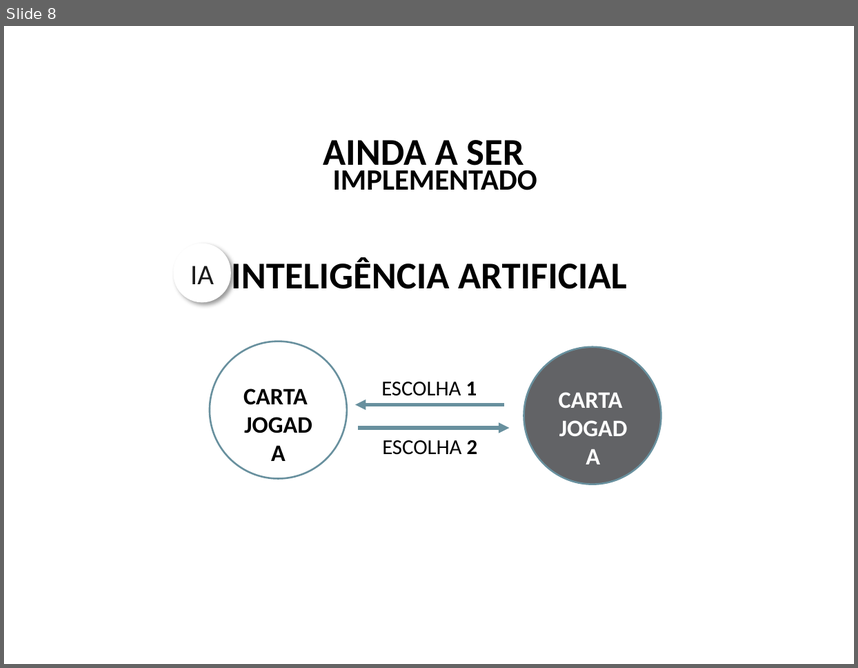
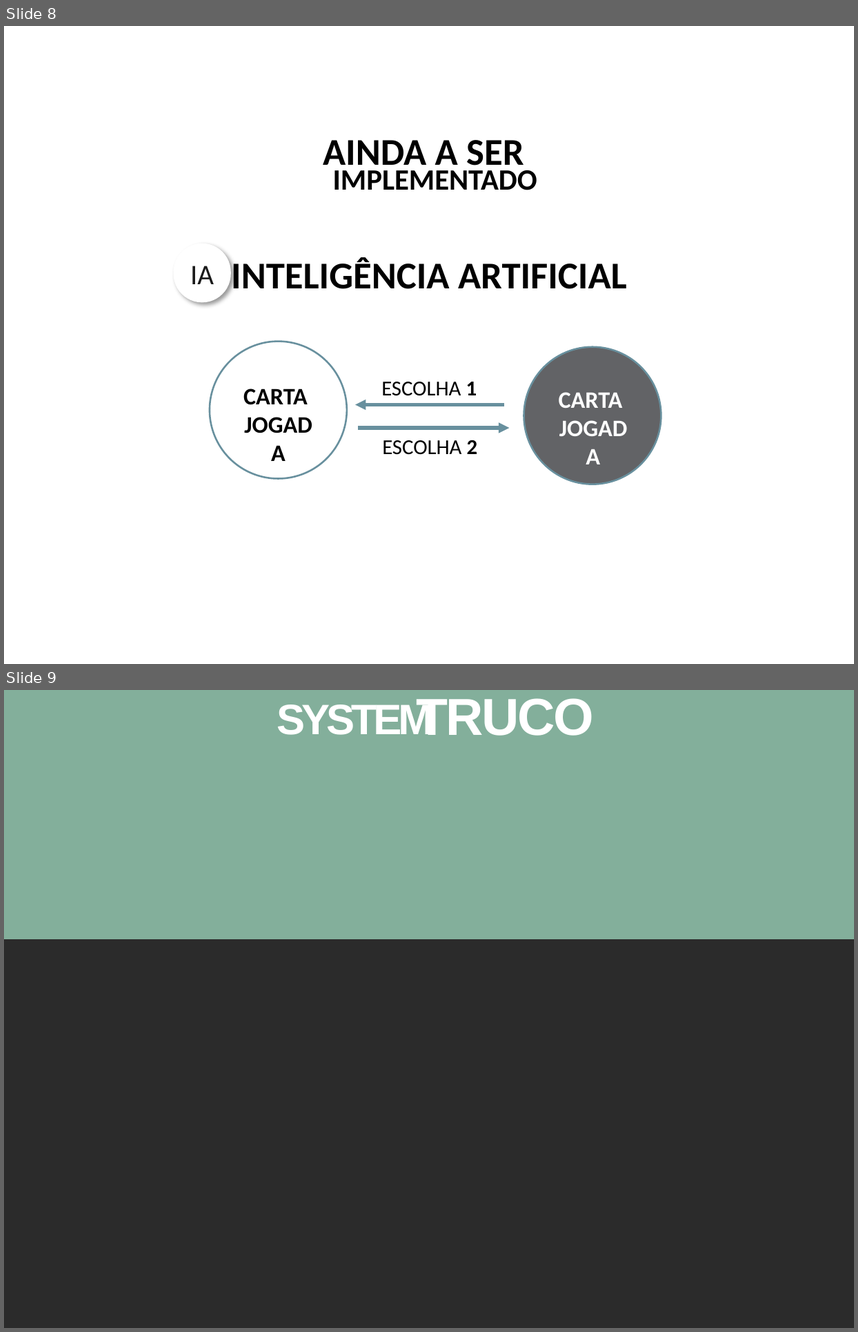
Before and after one commit to pedrobealves/truco-java, a slide deck: apr/systemTruco.pptx. Shown one above the other, each under a label of ours: slide 8 before the commit, slides 8 and 9 after it. The pictures are 858x668 and 858x1332 pixels, drawn with LibreOffice and Linux fonts; fonts in the diff are those of the drawing; background and template pictures are left out; a plain dark background stands for a picture behind light text. Boxes give left, top, right and bottom in pixels: in the first picture for what was removed or moved away, otherwise in the second. Text is boxed around its words. In the diff, an @@ line names an element or a change of style, - is before the commit and + after.

```diff
--- a/apr/systemTruco.pptx
+++ b/apr/systemTruco.pptx
@@ slide 9 added at [4, 690, 854, 1328], background picture (left out) @@
@@ rectangle added at [4, 690, 854, 939], fill #83AF9B, outline #83AF9B 1 pt @@
@@ text added at [277, 700, 433, 735], 36 pt, text #FFFFFF, bold @@
+SYSTEM
@@ text added at [416, 698, 593, 736], 44 pt, text #FFFFFF, bold @@
+TRUCO
```
Also in this commit, not shown: 1 slide removed, 4 other files.
